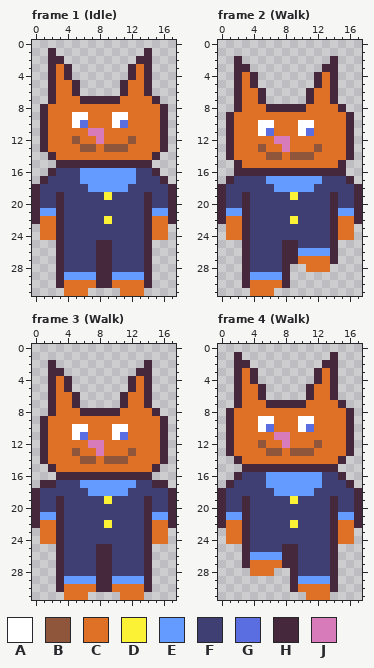
Two versions of one pixel-art file, sprites/catman.ase. Above, as it was before the edit.
18x32 pixels, 4 frames. Shown: frame 1 (Idle), frame 2 (Walk), frame 3 (Walk), frame 4 (Walk). The commit also changed other frames, which this record leaves out.
Palette (. is transparent): A #ffffff  B #8f563b  C #df7126  D #fbf236  E #639bff  F #3f3f74  G #5b6ee1  H #45283c  J #d77bba
Pixels before, frame 1 (Idle), first column x 0:
 1 ..H...........H...
 2 ..HH.........HH...
 3 ..HCH.......HCH...
 4 ..HCH.......HCH...
 5 ..HCCH.....HCCH...
 6 ..HCCH.....HCCH...
 7 ..HCCCHHHHHCCCCH..
 8 .HCCCCCCCCCCCCCCH.
 9 .HCCCAACCCAACCCCH.
10 .HCCCAGCCCAGCCCCH.
11 .HCCCCCJJCCCCCCCH.
12 .HCCCBCCJCCCBCCCH.
13 .HCCCCBBCBBBCCCCH.
14 ..HCCCCCCCCCCCCH..
15 ...HHHHHHHHHHHH...
16 ..HFFFEEEEEEEFFH..
17 .HFFFFEEEEEEEFFFH.
18 HFFFFFFEEEEEFFFFFH
19 HFFHFFFFFDFFFFHFFH
20 HFFHFFFFFFFFFFHFFH
21 HEEHFFFFFFFFFFHEEH
22 HCCHFFFFFDFFFFHCCH
23 .CCHFFFFFFFFFFHCC.
24 .CCHFFFFFFFFFFHCC.
25 ...HFFFFHHFFFFH...
26 ...HFFFFHHFFFFH...
27 ...HFFFFHHFFFFH...
28 ...HFFFFHHFFFFH...
29 ...HEEEEHHEEEEH...
30 ...HCCCCHHCCCCH...
31 ....CCC....CCC....
Pixels before, frame 2 (Walk), first column x 0:
 2 ..H...........H...
 3 ..HH.........HH...
 4 ..HCH.......HCH...
 5 ..HCH.......HCH...
 6 ..HCCH.....HCCH...
 7 ..HCCH.....HCCH...
 8 ..HCCCHHHHHCCCCH..
 9 .HCCCCCCCCCCCCCCH.
10 .HCCCAACCCAACCCCH.
11 .HCCCAGCCCAGCCCCH.
12 .HCCCCCJJCCCCCCCH.
13 .HCCCBCCJCCCBCCCH.
14 .HCCCCBBCBBBCCCCH.
15 ..HCCCCCCCCCCCCH..
16 ..HHHHHHHHHHHHHH..
17 .HFFFFEEEEEEEFFFH.
18 HFFFFFFEEEEEFFFFFH
19 HFFHFFFFFDFFFFHFFH
20 HFFHFFFFFFFFFFHFFH
21 HEEHFFFFFFFFFFHEEH
22 HCCHFFFFFDFFFFHCCH
23 .CCHFFFFFFFFFFHCC.
24 .CCHFFFFFFFFFFHCC.
25 ...HFFFFHHFFFFH...
26 ...HFFFFHHEEEEH...
27 ...HFFFFHHCCCCH...
28 ...HFFFFH..CCC....
29 ...HEEEEH.........
30 ...HCCCCH.........
31 ....CCC...........
Pixels before, frame 3 (Walk), first column x 0:
 2 ..H...........H...
 3 ..HH.........HH...
 4 ..HCH.......HCH...
 5 ..HCH.......HCH...
 6 ..HCCH.....HCCH...
 7 ..HCCH.....HCCH...
 8 ..HCCCHHHHHCCCCH..
 9 .HCCCCCCCCCCCCCCH.
10 .HCCCAACCCAACCCCH.
11 .HCCCAGCCCAGCCCCH.
12 .HCCCCCJJCCCCCCCH.
13 .HCCCBCCJCCCBCCCH.
14 .HCCCCBBCBBBCCCCH.
15 ..HCCCCCCCCCCCCH..
16 ...HHHHHHHHHHHH...
17 .HHFFFEEEEEEEFFHH.
18 HFFFFFFEEEEEFFFFFH
19 HFFHFFFFFDFFFFHFFH
20 HFFHFFFFFFFFFFHFFH
21 HEEHFFFFFFFFFFHEEH
22 HCCHFFFFFDFFFFHCCH
23 .CCHFFFFFFFFFFHCC.
24 .CCHFFFFFFFFFFHCC.
25 ...HFFFFHHFFFFH...
26 ...HFFFFHHFFFFH...
27 ...HFFFFHHFFFFH...
28 ...HFFFFHHFFFFH...
29 ...HEEEEHHEEEEH...
30 ...HCCCCHHCCCCH...
31 ....CCC....CCC....
Pixels before, frame 4 (Walk), first column x 0:
 1 ..H...........H...
 2 ..HH.........HH...
 3 ..HCH.......HCH...
 4 ..HCH.......HCH...
 5 ..HCCH.....HCCH...
 6 ..HCCH.....HCCH...
 7 ..HCCCHHHHHCCCCH..
 8 .HCCCCCCCCCCCCCCH.
 9 .HCCCAACCCAACCCCH.
10 .HCCCAGCCCAGCCCCH.
11 .HCCCCCJJCCCCCCCH.
12 .HCCCBCCJCCCBCCCH.
13 .HCCCCBBCBBBCCCCH.
14 ..HCCCCCCCCCCCCH..
15 ...HHHHHHHHHHHH...
16 ..HFFFEEEEEEEFFH..
17 .HFFFFEEEEEEEFFFH.
18 HFFFFFFEEEEEFFFFFH
19 HFFHFFFFFDFFFFHFFH
20 HFFHFFFFFFFFFFHFFH
21 HEEHFFFFFFFFFFHEEH
22 HCCHFFFFFDFFFFHCCH
23 .CCHFFFFFFFFFFHCC.
24 .CCHFFFFFFFFFFHCC.
25 ...HFFFFHHFFFFH...
26 ...HEEEEHHFFFFH...
27 ...HCCCCHHFFFFH...
28 ....CCC..HFFFFH...
29 .........HEEEEH...
30 .........HCCCCH...
31 ...........CCC....
New version:
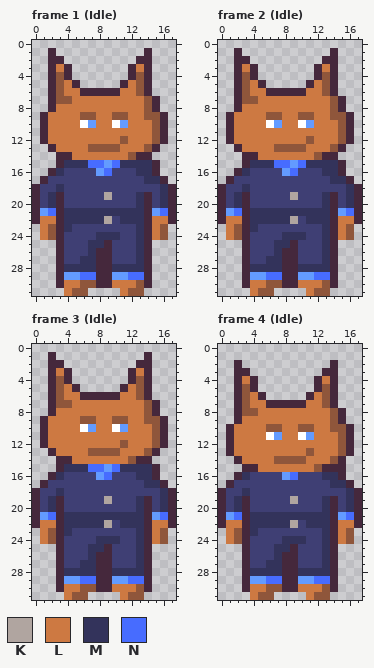
Colours new in this view: K #b0a5a0  L #cd7942  M #33335b  N #476cff
Commit: Start on redoing catman sprite
Changes in this commit:
Changed rows in their new state; - is an unchanged pixel.
Frame 1 (Idle):
first column x 1:
 3 --L---------L---
 4 --B---------B---
 5 --BL-------LB---
 6 --BLLHHHHHLLB---
 7 --BBLLLLLLLLLB--
 8 .HLLLLLLLLLLLBH.
 9 -LLLLBBLLBBLLBB-
10 -LLLLAELL-ELLLB-
11 -LLLLLLLLLLLLLB-
12 -LLLLLLLLLBLLLB-
13 .HLLLL-B--LLLBH.
14 -.HHLLLLLLLBHH.-
15 ---MMMNNENMMMMH-
16 --M--FF-NFFFMM--
17 -----FFFFFFF-MM-
18 --M---FFFFF----M
19 -M------K---M--M
20 -M----------M--M
21 -N-MMMMMMMMMM--N
22 LL-MMMMMK-MMM-LL
23 LB-M--------M-LB
24 LB-----MMM--M-LB
25 ------MM----M---
26 ------M-----M---
27 -----MM-----M---
28 ---MMMM--MMMM---
29 -----NN----NN---
30 ---LLBB--LLLB---
31 ---LBB----LBB---
Frame 2 (Idle):
first column x 1:
 1 -H-----------H--
 2 --H---------H---
 3 --LH-------HL---
 4 --B---------B---
 5 --BLH-----HLB---
 6 --BLLHHHHHLLB---
 7 --BBLLLLLLLLLBH-
 8 --LLLLLLLLLLLB--
 9 -LLLLBBLLBBLLBB-
10 -LLLL-ELL-ELLLB-
11 -LLLLLLLLLLLLLB-
12 -LLLLLLLLLBLLLB-
13 .HLLLLBBBBLLLBH.
14 ..HHLLLLLLLBHH..
15 -.HMMMNNENMMMM--
16 --MFFFFENFFFMM--
17 -----FFFFFFF-MM-
18 --M---FFFFF----M
19 -M------K---M--M
20 -M----------M--M
21 -N-MMMMMMMMMM--N
22 LL-MMMMMK-MMM-LL
23 LB-M--------M-LB
24 LB-----MMM--M-LB
25 ------MM----M---
26 ------M--FFFM---
27 -----MM--FFFM---
28 ---MMMM-HMMMMH--
29 -----NN-HEENNH--
30 ---LLBB-HLLLBH--
31 ---LBB----LBB---
Frame 3 (Idle):
first column x 1:
 1 -H-----------H--
 2 --H---------H---
 3 --LH-------HL---
 4 --B---------B---
 5 --BLH-----HLB---
 6 --BLLHHHHHLLB---
 7 --BBLLLLLLLLLBH-
 8 --LLLLLLLLLLLB--
 9 -LLLLBBLLBBLLBB-
10 -LLLL-ELL-ELLLB-
11 -LLLLLLLLLLLLLB-
12 -LLLLLLLLLBLLLB-
13 .HLLLLBBBBLLLBH.
14 ..HHLLLLLLLBHH..
15 -.HMMMNNENMMMM--
16 -HMFFFFENFFFMMH-
17 -F---FFFFFFF-MM-
18 --M---FFFFF----M
19 -M------K---M--M
20 -M----------M--M
21 -N-MMMMMMMMMM--N
22 LL-MMMMMK-MMM-LL
23 LB-M--------M-LB
24 LB-----MMM--M-LB
25 ------MM----M---
26 ------M-----M---
27 -----MM-----M---
28 ---MMMM--MMMM---
29 -----NN----NN---
30 ---LLBB--LLLB---
31 ---LBB----LBB---
Frame 4 (Idle):
first column x 1:
 1 -.-----------.--
 2 --.---------.---
 3 --H.-------.H---
 4 --L---------L---
 5 --BH.-----.HB---
 6 --BL-------LB---
 7 --BLL-----LLBH.-
 8 .HBBLLLLLLLLLBH.
 9 .HLLLLLLLLLLLBH.
10 -LLLLBBLLBBLLBB-
11 -LLLLAELLAELLLB-
12 -LLLLLLLLLLLLLB-
13 -LLLLLLLLL-LLLB-
14 --LLLLBBBBLLLB--
15 ----LLLLLLLB--H-
16 --M--FF-NFFFMM--
17 -----FFFFFFF-MM-
18 --M---FFFFF----M
19 -M------K---M--M
20 -M----------M--M
21 -N-MMMMMMMMMM--N
22 LL-MMMMMK-MMM-LL
23 LB-M--------M-LB
24 LB-----MMM--M-LB
25 ------MM----M---
26 ---FFFM-----M---
27 ---FFMM-----M---
28 --HMMMMH-MMMM---
29 --HEENNH---NN---
30 --HLLBBH-LLLB---
31 ---LBB----LBB---
Changed places in both pictures, as pixel boxes (x1, y1, x2, y2):
changed: (40, 64, 168, 296)
changed: (226, 48, 354, 296)
changed: (40, 352, 168, 600)
changed: (226, 352, 354, 600)
